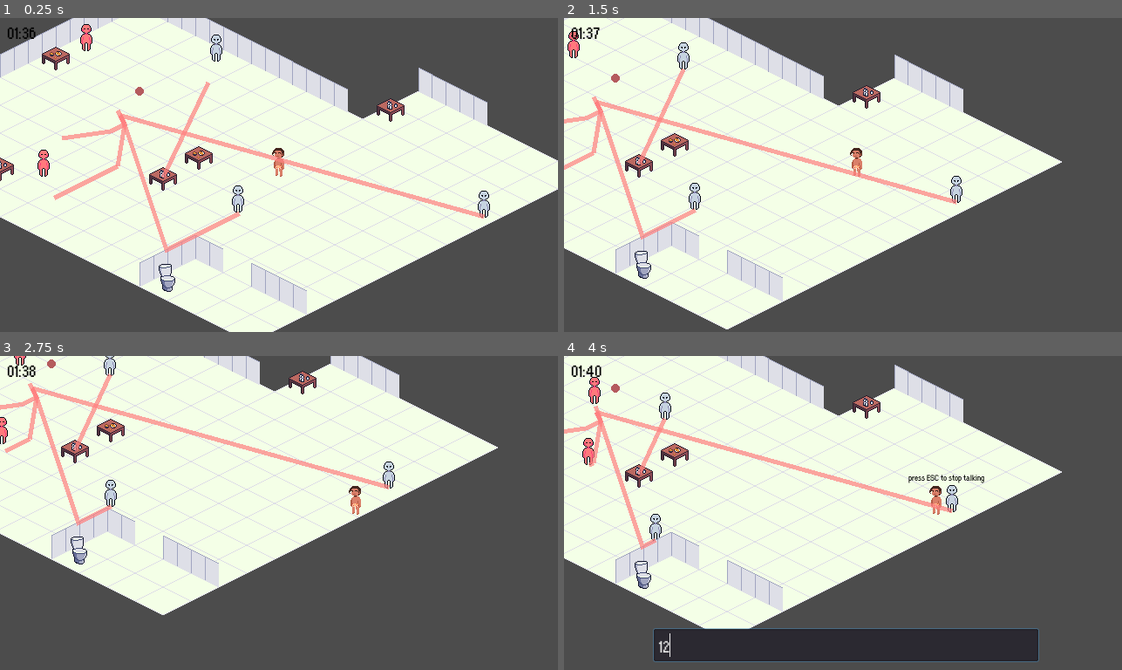
Above: before the commit, frames 1-4 (two rows, left to right).
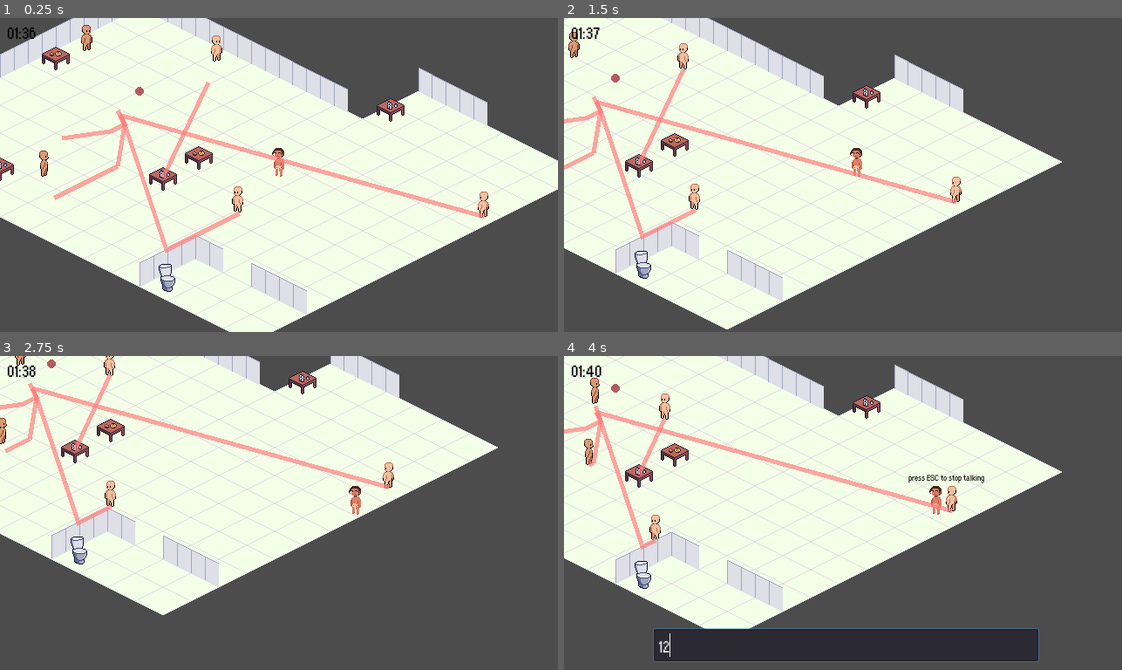
Above: after the commit, the same moments.

Repository: Boffl/language-game-prototype
Game: Godot game, scene res://Party.tscn
The game is run twice, just before and just after one commit, with the same random seed, the same clock (stepped at 60 frames per second) and the same inputs.
Inputs (mouse positions are in pixels of both pictures, inside the frame that each line leads up to):
- Up to frame 1 (0.25 s): no input
- Up to frame 2 (1.5 s): tap Enter (ui_accept) at 0.5, 0.77 s; hold Right (ui_right) 0.53-1.28 s; hold Down (ui_down) from 1.28 s (still down)
- Up to frame 3 (2.75 s): tap Enter (ui_accept) at 1.52 s; release Down (ui_down) at 2.03 s; hold Right (ui_right) from 2.03 s (still down)
- Up to frame 4 (4 s): release Right (ui_right) at 2.78 s; hold Up (ui_up) 2.78-3.5 s; tap Enter (ui_accept) at 3.02 s; click (848, 644) at 3.52 s; type "12" at 3.6 s

The runs differ from the first frame. In frame 1, 0.7% of the frame differs, in the area x 6-88%, y 1-64%; in frame 2, 0.5%; in frame 3, 0.5%; in frame 4, 0.7%, in the area x 3-71%, y 6-59%.

Commit message:
added AnimationTree and AnimationPlayer, adde directional facing for PartyGuest

Diff:
--- a/Party.tscn
+++ b/Party.tscn
@@ -360,8 +360,8 @@
 curve = SubResource( 4 )
 
 [node name="BotSpawnLocation" type="PathFollow2D" parent="YSort/BotPath"]
-position = Vector2( 192, 112 )
-rotation = -0.482513
+position = Vector2( 94, 70 )
+rotation = -1.03275
 
 [node name="Navigation2D" type="Navigation2D" parent="."]
 visible = false
--- a/PartyGuest/PartyGuest.gd
+++ b/PartyGuest/PartyGuest.gd
@@ -3,9 +3,9 @@
 
 """ Preloading Sprites"""
 
-var partyguest_sprites = [preload("res://Assets/PartyGuest/PartyGuest1.png"),
-							preload("res://Assets/PartyGuest/PartyGuest2.png"),
-							preload("res://Assets/PartyGuest/PartyGuest3.png")]
+var partyguest_sprites = [preload("res://Assets/PartyGuest/Idle/PartyGuest_Idle_1.png"),
+						preload("res://Assets/PartyGuest/Idle/PartyGuest_Idle_2.png"),
+						preload("res://Assets/PartyGuest/Idle/PartyGuest_Idle_3.png")]
 
 
 onready var party_guest_area = get_node("PartyGuestArea")
@@ -33,6 +33,8 @@
 # movement is not yet implemented, but just to be consistent with the Player script
 var can_move = true
 
+onready var animationTree = get_node("AnimationTree")
+var direction = Vector2.ZERO
 var velocity = Vector2.ZERO
 var max_speed = rand_range(1200, 1300)
 
@@ -162,6 +164,10 @@
 			pass
 			# wander()
 
+	# ANIMATIONS
+	animationTree.set("parameters/Idle/blend_position", direction)
+
+
 	# UPDATING STATS
 	hunger += 0.00001
 	thirst += 0.00001
@@ -308,7 +314,7 @@
 
 
 	if path.size() > 1:
-		var direction = self.position.direction_to(path[1])
+		direction = self.position.direction_to(path[1])
 		var overlapping_bodies = get_node("PartyGuestArea").get_overlapping_bodies()
 
 		# repells all bodies except the one in the target group
--- a/PartyGuest/PartyGuest.tscn
+++ b/PartyGuest/PartyGuest.tscn
@@ -1,11 +1,204 @@
-[gd_scene load_steps=8 format=2]
+[gd_scene load_steps=28 format=2]
 
 [ext_resource path="res://PartyGuest/PartyGuest.gd" type="Script" id=1]
-[ext_resource path="res://Assets/PartyGuest/PartyGuest2.png" type="Texture" id=2]
+[ext_resource path="res://Assets/PartyGuest/Idle/PartyGuest_Idle_1.png" type="Texture" id=2]
 [ext_resource path="res://DataCollection/DataCollection.tscn" type="PackedScene" id=3]
 [ext_resource path="res://ChatBox/ChatBox.tscn" type="PackedScene" id=4]
 [ext_resource path="res://Assets/Fonts/orange-kid.regular.otf" type="DynamicFontData" id=5]
 
+[sub_resource type="Animation" id=3]
+resource_name = "IdleE"
+loop = true
+tracks/0/type = "value"
+tracks/0/path = NodePath("Sprite:frame")
+tracks/0/interp = 1
+tracks/0/loop_wrap = true
+tracks/0/imported = false
+tracks/0/enabled = true
+tracks/0/keys = {
+"times": PoolRealArray( 0 ),
+"transitions": PoolRealArray( 1 ),
+"update": 1,
+"values": [ 2 ]
+}
+
+[sub_resource type="Animation" id=4]
+resource_name = "IdleN"
+loop = true
+tracks/0/type = "value"
+tracks/0/path = NodePath("Sprite:frame")
+tracks/0/interp = 1
+tracks/0/loop_wrap = true
+tracks/0/imported = false
+tracks/0/enabled = true
+tracks/0/keys = {
+"times": PoolRealArray( 0 ),
+"transitions": PoolRealArray( 1 ),
+"update": 1,
+"values": [ 4 ]
+}
+
+[sub_resource type="Animation" id=5]
+resource_name = "IdleNE"
+loop = true
+tracks/0/type = "value"
+tracks/0/path = NodePath("Sprite:frame")
+tracks/0/interp = 1
+tracks/0/loop_wrap = true
+tracks/0/imported = false
+tracks/0/enabled = true
+tracks/0/keys = {
+"times": PoolRealArray( 0 ),
+"transitions": PoolRealArray( 1 ),
+"update": 1,
+"values": [ 3 ]
+}
+
+[sub_resource type="Animation" id=10]
+resource_name = "IdleNW"
+loop = true
+tracks/0/type = "value"
+tracks/0/path = NodePath("Sprite:frame")
+tracks/0/interp = 1
+tracks/0/loop_wrap = true
+tracks/0/imported = false
+tracks/0/enabled = true
+tracks/0/keys = {
+"times": PoolRealArray( 0.1 ),
+"transitions": PoolRealArray( 1 ),
+"update": 1,
+"values": [ 5 ]
+}
+
+[sub_resource type="Animation" id=6]
+resource_name = "IdleS"
+loop = true
+tracks/0/type = "value"
+tracks/0/path = NodePath("Sprite:frame")
+tracks/0/interp = 1
+tracks/0/loop_wrap = true
+tracks/0/imported = false
+tracks/0/enabled = true
+tracks/0/keys = {
+"times": PoolRealArray( 0 ),
+"transitions": PoolRealArray( 1 ),
+"update": 1,
+"values": [ 0 ]
+}
+
+[sub_resource type="Animation" id=7]
+resource_name = "IdleSE"
+loop = true
+tracks/0/type = "value"
+tracks/0/path = NodePath("Sprite:frame")
+tracks/0/interp = 1
+tracks/0/loop_wrap = true
+tracks/0/imported = false
+tracks/0/enabled = true
+tracks/0/keys = {
+"times": PoolRealArray( 0 ),
+"transitions": PoolRealArray( 1 ),
+"update": 1,
+"values": [ 1 ]
+}
+
+[sub_resource type="Animation" id=11]
+resource_name = "IdleSW"
+loop = true
+tracks/0/type = "value"
+tracks/0/path = NodePath("Sprite:frame")
+tracks/0/interp = 1
+tracks/0/loop_wrap = true
+tracks/0/imported = false
+tracks/0/enabled = true
+tracks/0/keys = {
+"times": PoolRealArray( 0.1 ),
+"transitions": PoolRealArray( 1 ),
+"update": 1,
+"values": [ 7 ]
+}
+
+[sub_resource type="Animation" id=12]
+resource_name = "IdleW"
+loop = true
+tracks/0/type = "value"
+tracks/0/path = NodePath("Sprite:frame")
+tracks/0/interp = 1
+tracks/0/loop_wrap = true
+tracks/0/imported = false
+tracks/0/enabled = true
+tracks/0/keys = {
+"times": PoolRealArray( 0.1 ),
+"transitions": PoolRealArray( 1 ),
+"update": 1,
+"values": [ 6 ]
+}
+
+[sub_resource type="Animation" id=13]
+length = 0.001
+tracks/0/type = "value"
+tracks/0/path = NodePath("Sprite:frame")
+tracks/0/interp = 1
+tracks/0/loop_wrap = true
+tracks/0/imported = false
+tracks/0/enabled = true
+tracks/0/keys = {
+"times": PoolRealArray( 0 ),
+"transitions": PoolRealArray( 1 ),
+"update": 0,
+"values": [ 4 ]
+}
+
+[sub_resource type="AnimationNodeAnimation" id=14]
+animation = "IdleS"
+
+[sub_resource type="AnimationNodeAnimation" id=15]
+animation = "IdleN"
+
+[sub_resource type="AnimationNodeAnimation" id=16]
+animation = "IdleE"
+
+[sub_resource type="AnimationNodeAnimation" id=17]
+animation = "IdleW"
+
+[sub_resource type="AnimationNodeAnimation" id=18]
+animation = "IdleSW"
+
+[sub_resource type="AnimationNodeAnimation" id=19]
+animation = "IdleSE"
+
+[sub_resource type="AnimationNodeAnimation" id=20]
+animation = "IdleNE"
+
+[sub_resource type="AnimationNodeAnimation" id=21]
+animation = "IdleNW"
+
+[sub_resource type="AnimationNodeBlendSpace2D" id=22]
+blend_point_0/node = SubResource( 14 )
+blend_point_0/pos = Vector2( 0, 1 )
+blend_point_1/node = SubResource( 15 )
+blend_point_1/pos = Vector2( 0, -1 )
+blend_point_2/node = SubResource( 16 )
+blend_point_2/pos = Vector2( 1, 0 )
+blend_point_3/node = SubResource( 17 )
+blend_point_3/pos = Vector2( -1, 0 )
+blend_point_4/node = SubResource( 18 )
+blend_point_4/pos = Vector2( -0.7, 0.7 )
+blend_point_5/node = SubResource( 19 )
+blend_point_5/pos = Vector2( 0.7, 0.7 )
+blend_point_6/node = SubResource( 20 )
+blend_point_6/pos = Vector2( 0.7, -0.6 )
+blend_point_7/node = SubResource( 21 )
+blend_point_7/pos = Vector2( -0.7, -0.6 )
+blend_mode = 1
+
+[sub_resource type="AnimationNodeStateMachine" id=8]
+states/Idle/node = SubResource( 22 )
+states/Idle/position = Vector2( 240, 179.5 )
+start_node = "Idle"
+
+[sub_resource type="AnimationNodeStateMachinePlayback" id=9]
+
 [sub_resource type="CapsuleShape2D" id=1]
 radius = 3.99999
 height = 12.0
@@ -17,9 +210,29 @@
 [node name="PartyGuest" type="KinematicBody2D"]
 script = ExtResource( 1 )
 
+[node name="AnimationPlayer" type="AnimationPlayer" parent="."]
+anims/IdleE = SubResource( 3 )
+anims/IdleN = SubResource( 4 )
+anims/IdleNE = SubResource( 5 )
+anims/IdleNW = SubResource( 10 )
+anims/IdleS = SubResource( 6 )
+anims/IdleSE = SubResource( 7 )
+anims/IdleSW = SubResource( 11 )
+anims/IdleW = SubResource( 12 )
+anims/RESET = SubResource( 13 )
+
+[node name="AnimationTree" type="AnimationTree" parent="."]
+tree_root = SubResource( 8 )
+anim_player = NodePath("../AnimationPlayer")
+active = true
+parameters/playback = SubResource( 9 )
+parameters/Idle/blend_position = Vector2( 0, 0 )
+
 [node name="Sprite" type="Sprite" parent="."]
 position = Vector2( 0, -15 )
 texture = ExtResource( 2 )
+hframes = 8
+frame = 4
 
 [node name="Collision" type="CollisionShape2D" parent="."]
 rotation = 1.5708
@@ -59,6 +272,7 @@
 [node name="HTTPRequest" type="HTTPRequest" parent="."]
 
 [node name="DataCollection" parent="." instance=ExtResource( 3 )]
+visible = false
 
 [connection signal="timeout" from="ActivityTimer" to="." method="_on_ActivityTimer_timeout"]
 [connection signal="request_completed" from="HTTPRequest" to="." method="_on_HTTPRequest_request_completed"]
Binary file added: Assets/PartyGuest/Idle/PartyGuest_Idle_1.png
Not shown, added: Assets/PartyGuest/Idle/PartyGuest_Idle_1.png.import
Binary file added: Assets/PartyGuest/Idle/PartyGuest_Idle_2.png
Not shown, added: Assets/PartyGuest/Idle/PartyGuest_Idle_2.png.import
Binary file added: Assets/PartyGuest/Idle/PartyGuest_Idle_3.png
Not shown, added: Assets/PartyGuest/Idle/PartyGuest_Idle_3.png.import
